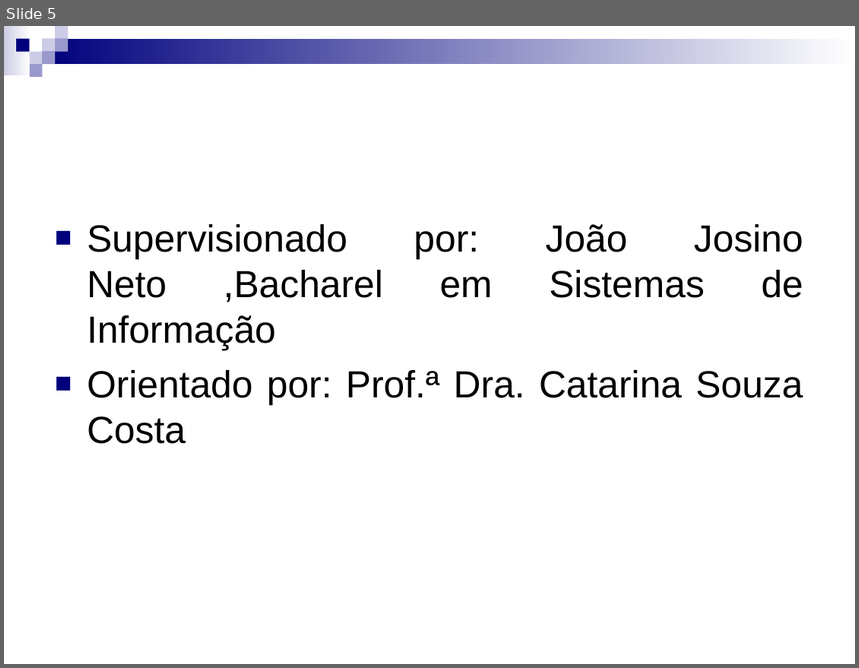
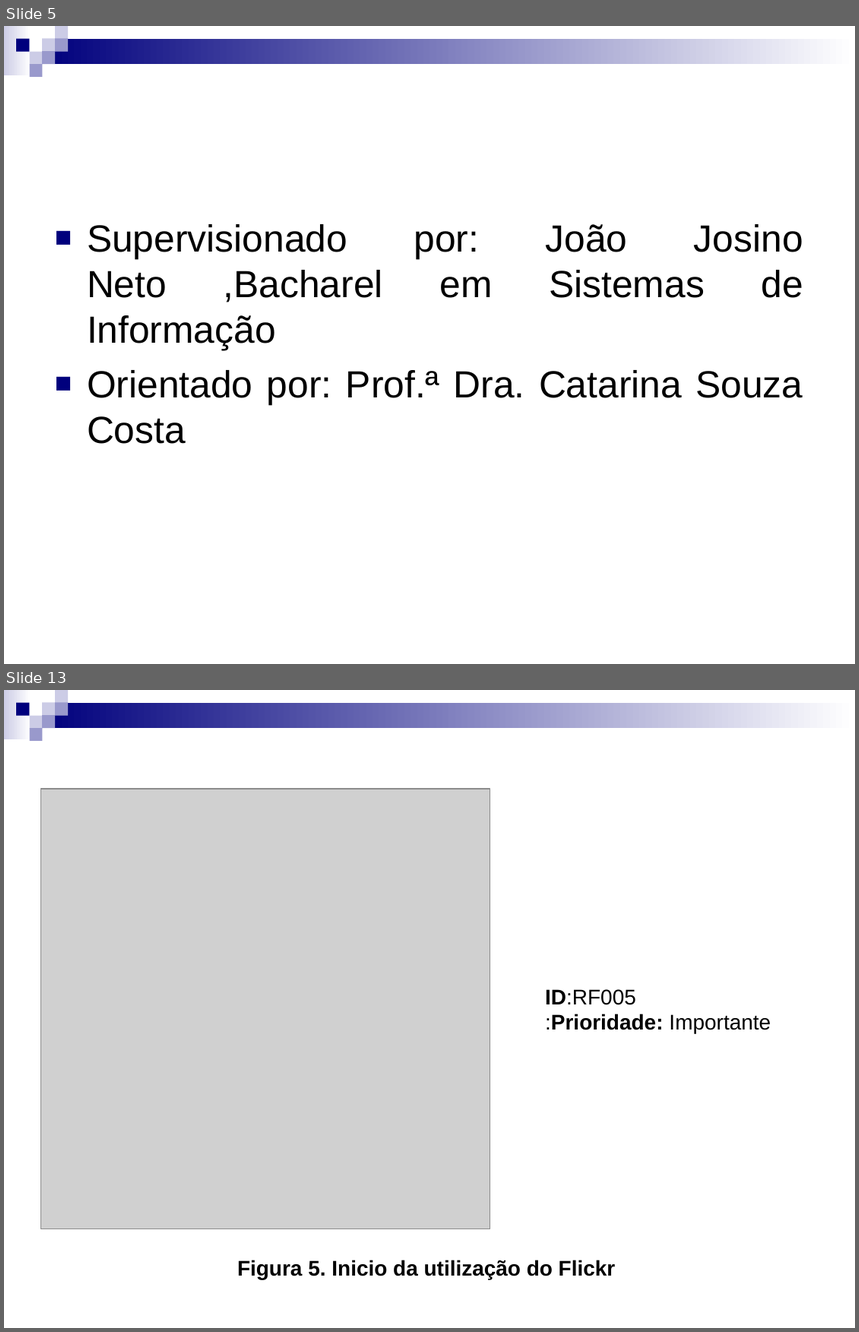
Before and after one commit to Gabrielfgrd/CamaraRB, a slide deck: Documentos/Documentos das aulas/Apresentação para o dia 10.ppt. Shown one above the other, each under a label of ours: slide 5 before the commit, slides 5 and 13 after it; the slides between them are not shown. The pictures are 859x668 and 859x1332 pixels, drawn with LibreOffice and Linux fonts; fonts in the diff are those of the drawing; grey boxes stand for pictures. Boxes give left, top, right and bottom in pixels: in the first picture for what was removed or moved away, otherwise in the second. Text is boxed around its words. In the diff, an @@ line names an element or a change of style, - is before the commit and + after.

```diff
--- a/Documentos/Documentos das aulas/Apresentação para o dia 10.ppt
+++ b/Documentos/Documentos das aulas/Apresentação para o dia 10.ppt
@@ slide 13 added at [4, 690, 855, 1328], background #FFFFFF; not listed: 9 template elements that a slide beside it also shows @@
@@ picture added at [40, 789, 490, 1230] @@
@@ text added at [545, 989, 771, 1034], 18 pt, text #000000 @@
+ID:RF005
+:Prioridade: Importante
@@ text added at [237, 1260, 616, 1280], 18 pt, text #000000, bold @@
+Figura 5. Inicio da utilização do Flickr
```
Also in this commit, not shown: 3 slides changed, 13 other slides added, 3 slides removed, 8 other files.
